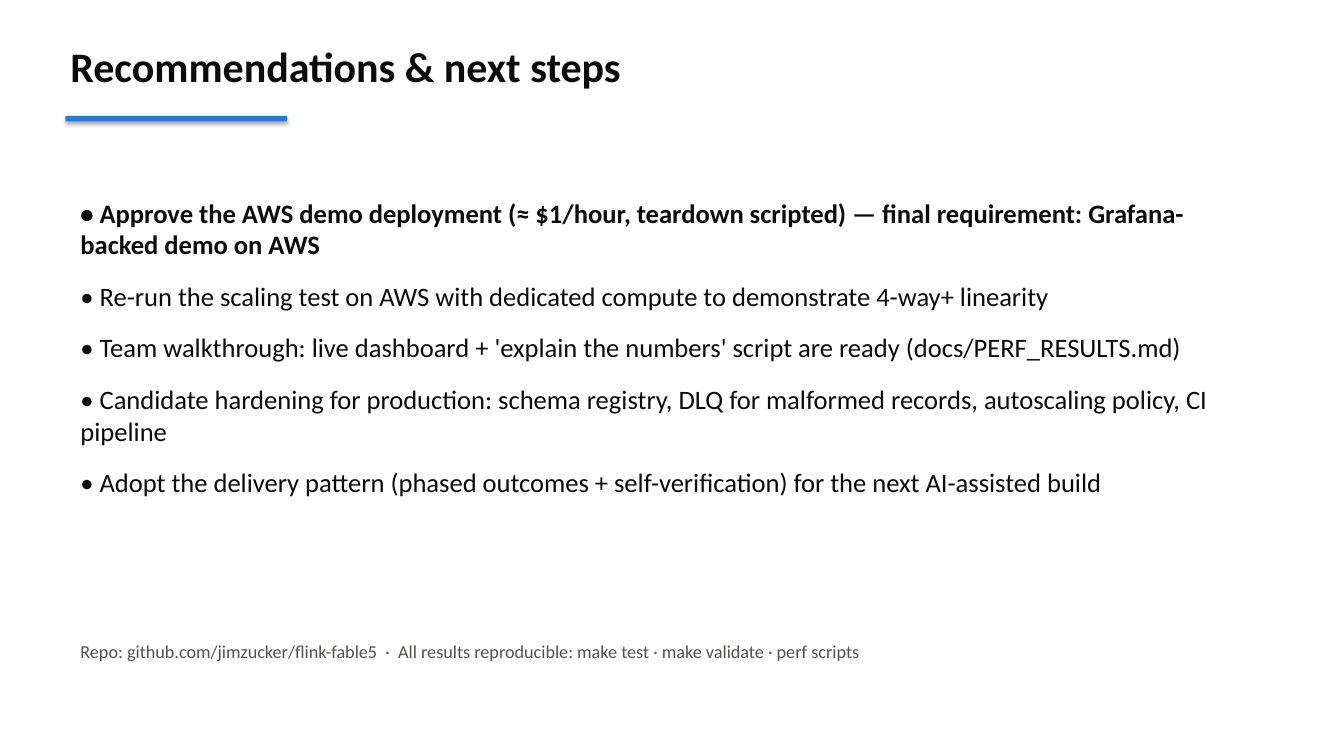
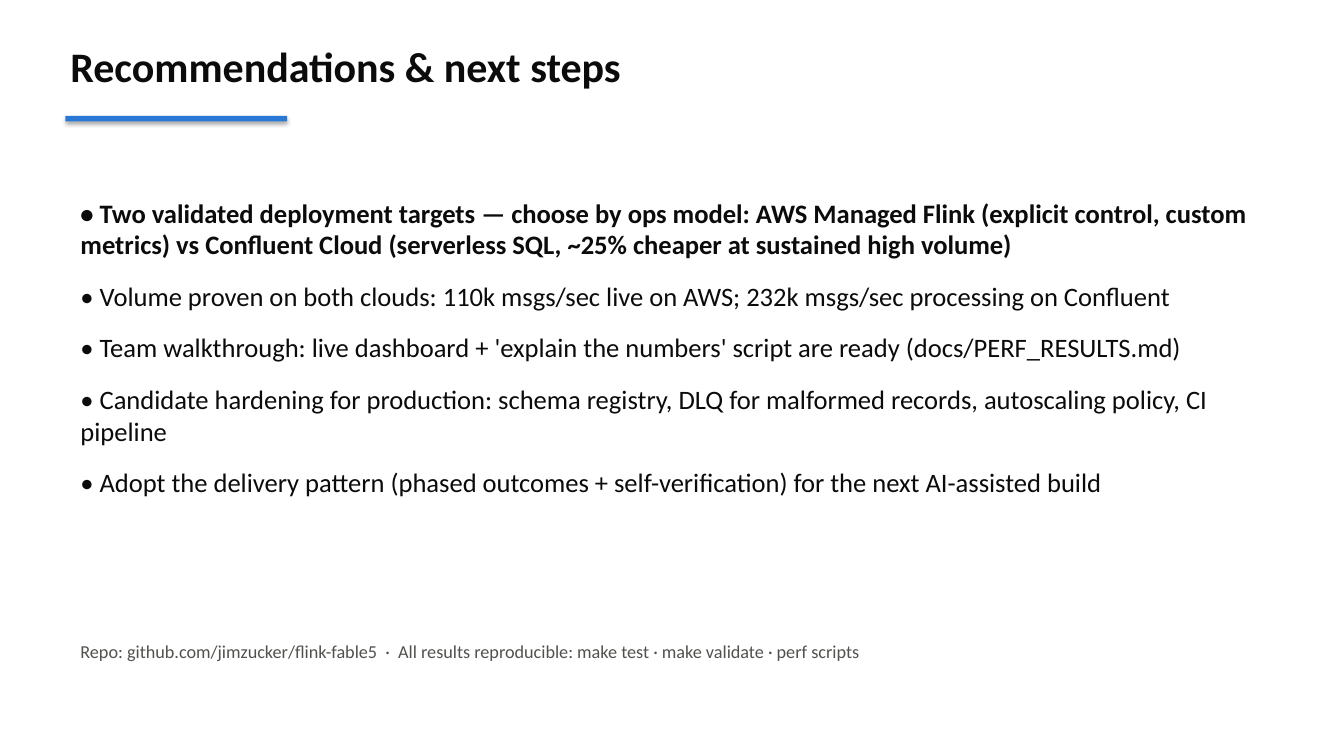
Before and after one commit to jimzucker/flink-fable5, a slide deck: slide 12 of docs/flink-demo-exec-briefing.pptx (slide 11 before the commit). Drawn at 1344x756 pixels with LibreOffice and Linux fonts; fonts in the diff are those of the drawing. Boxes give left, top, right and bottom in pixels: in the first picture for what was removed or moved away, otherwise in the second. Text is boxed around its words. In the diff, an @@ line names an element or a change of style, - is before the commit and + after.

```diff
--- a/docs/flink-demo-exec-briefing.pptx
+++ b/docs/flink-demo-exec-briefing.pptx
@@ text at [80,203,1246,311]: text changed @@
-• Approve the AWS demo deployment (≈ $1/hour, teardown scripted) — final requirement: Grafana-backed demo on AWS
-• Re-run the scaling test on AWS with dedicated compute to demonstrate 4-way+ linearity
+• Two validated deployment targets — choose by ops model: AWS Managed Flink (explicit control, custom metrics) vs Confluent Cloud (serverless SQL, ~25% cheaper at sustained high volume)
+• Volume proven on both clouds: 110k msgs/sec live on AWS; 232k msgs/sec processing on Confluent
```
Also in this commit, not shown: 1 other slide changed, 1 slide added, 1 other file.
